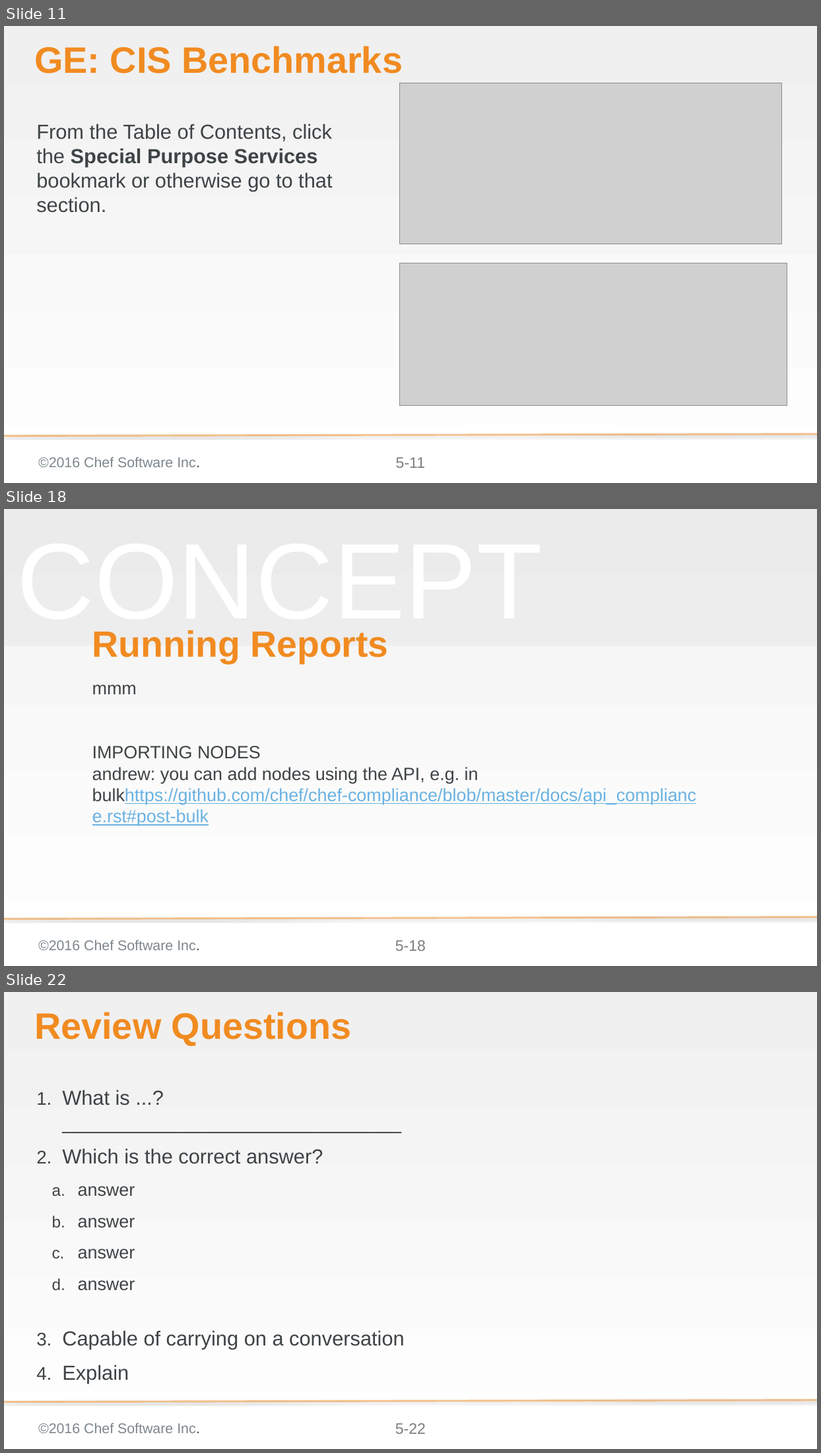
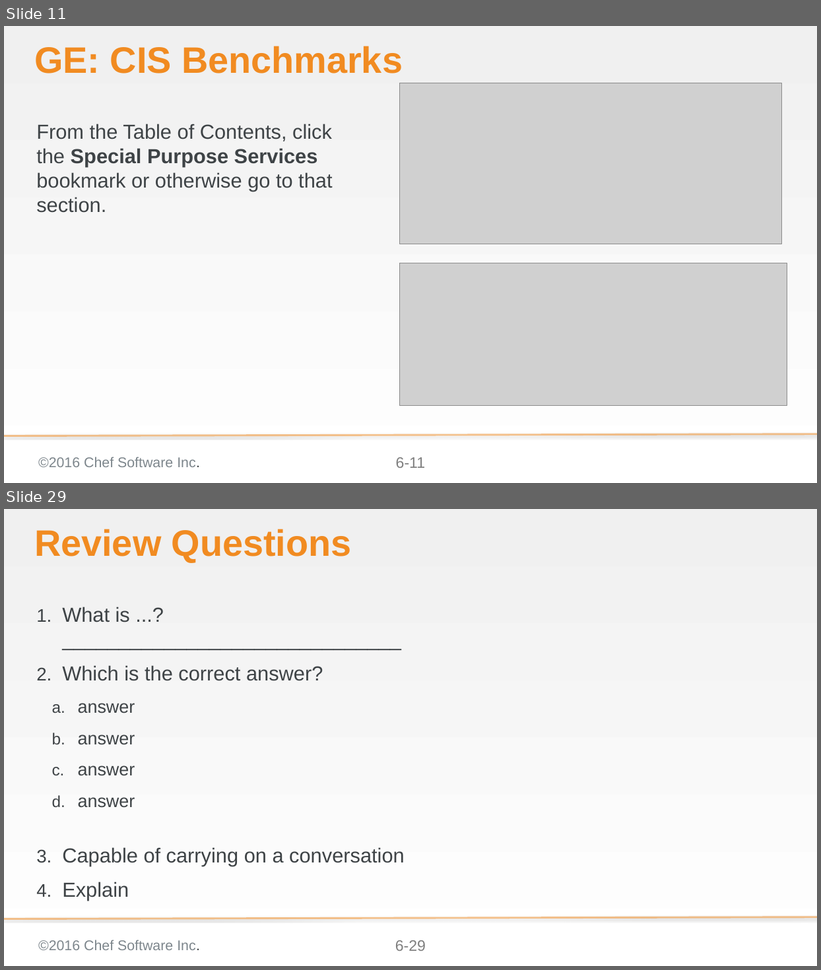
Before and after one commit to bchamby/chef-compliance-installation-configuration-operation, a slide deck: 06-compliance-frameworks-inspec.pptx. Shown one above the other, each under a label of ours: slides 11, 18 and 22 before the commit, slides 11 and 29 after it; the slides between them are not shown. The pictures are 821x1453 and 821x970 pixels, drawn with LibreOffice and Linux fonts; fonts in the diff are those of the drawing; grey boxes stand for pictures; background and template pictures are left out. Boxes give left, top, right and bottom in pixels: in the first picture for what was removed or moved away, otherwise in the second. Text is boxed around its words. In the diff, an @@ line names an element or a change of style, - is before the commit and + after.

```diff
--- a/06-compliance-frameworks-inspec.pptx
+++ b/06-compliance-frameworks-inspec.pptx
@@ slide 18 removed at bbox=[4, 509, 817, 966], background gradient #F2F2F2 to #FFFFFF; not listed: 3 template elements that a slide beside it also shows @@
@@ rectangle removed at bbox=[4, 509, 817, 646] @@
@@ text removed at bbox=[17, 630, 543, 638] @@
-CONCEPT
@@ title removed at bbox=[92, 630, 388, 663] @@
-Running Reports
@@ subtitle removed at bbox=[92, 685, 697, 826] @@
-mmm
-IMPORTING NODES
-andrew: you can add nodes using the API, e.g. in bulkhttps://github.com/chef/chef-compliance/blob/master/docs/api_compliance.rst#post-bulk
@@ page number at bbox=[396, 458, 426, 468]: text changed @@
-5-11
+6-11
@@ what was slide 22 is now slide 29 @@
@@ page number at bbox=[395, 941, 426, 951]: text changed @@
-5-22
+6-29
```
Also in this commit, not shown: 4 slides changed, 15 slides added, 6 other slides removed.
